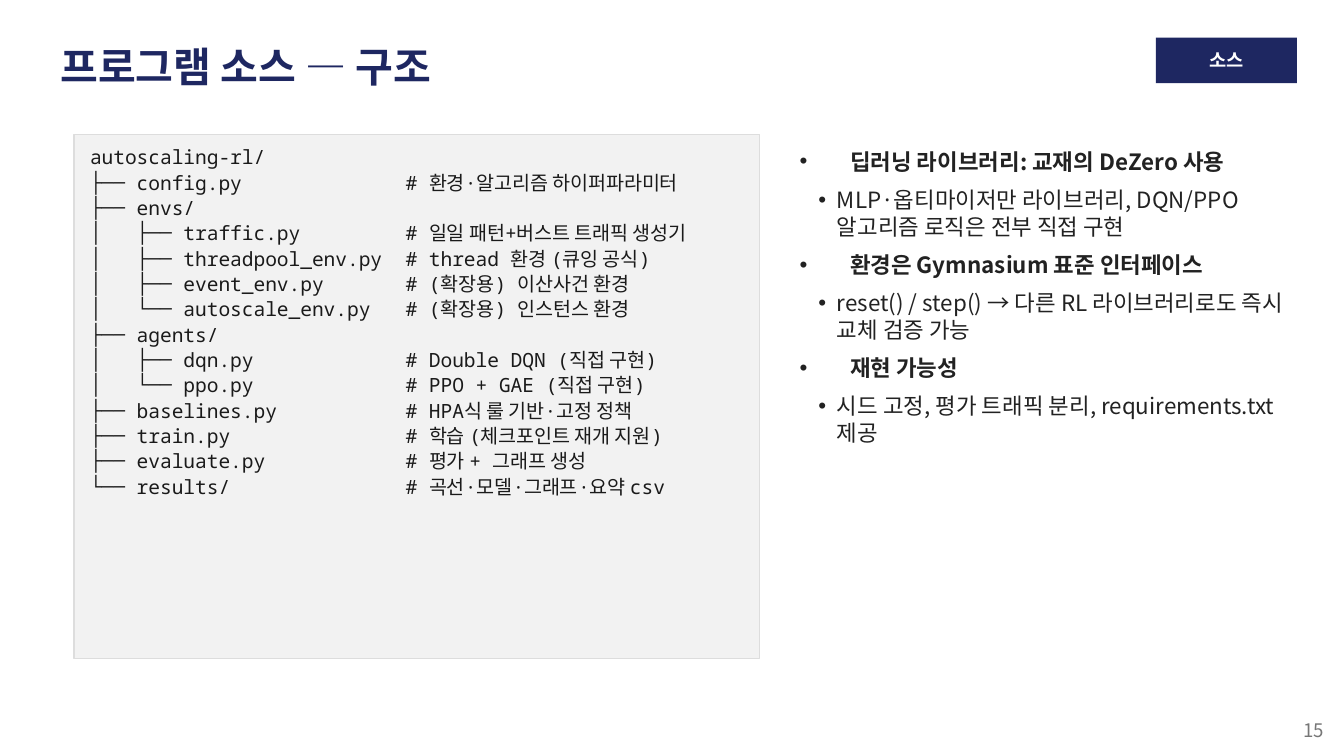
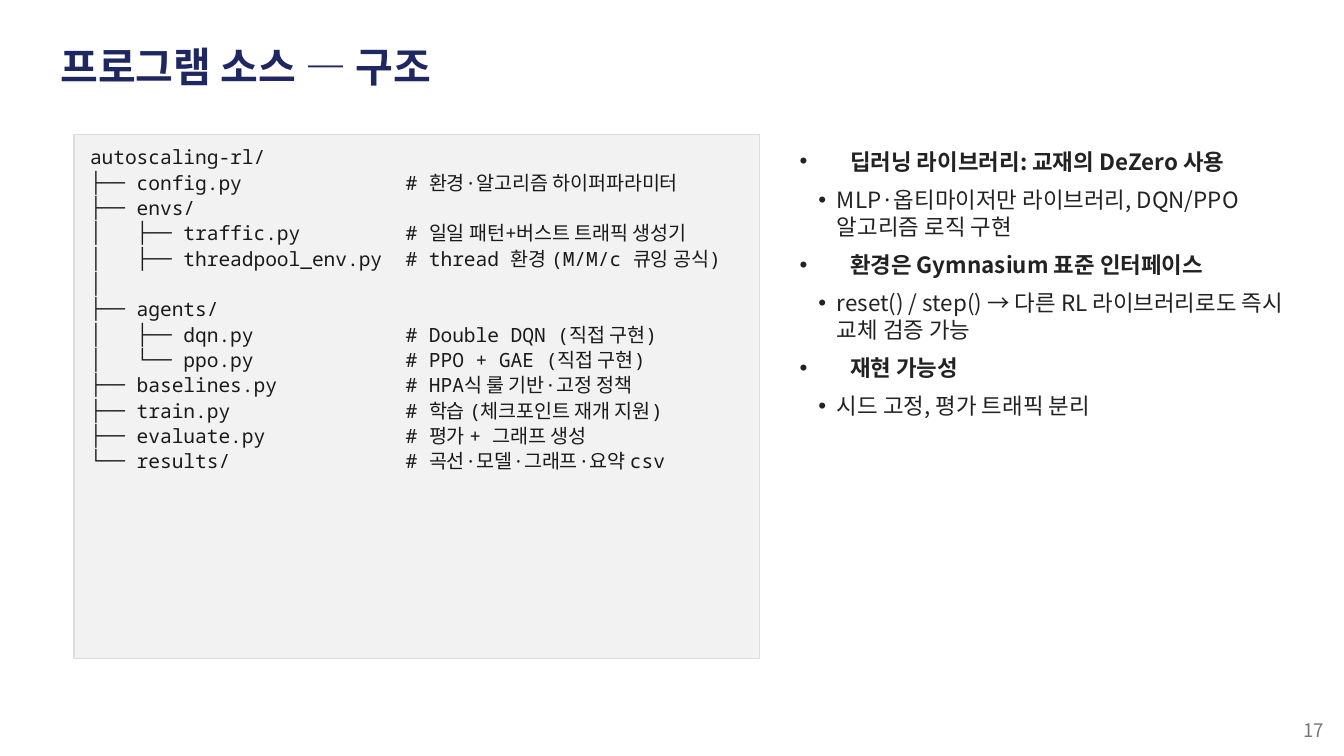
Before and after one commit to zzangdol1029/reinforce, a slide deck: slide 17 of autoscaling-rl/autoscaling_rl_발표.pptx (slide 15 before the commit). Drawn at 1344x756 pixels with LibreOffice and Linux fonts; fonts in the diff are those of the drawing. Boxes give left, top, right and bottom in pixels: in the first picture for what was removed or moved away, otherwise in the second. Text is boxed around its words. In the diff, an @@ line names an element or a change of style, - is before the commit and + after.

```diff
--- a/autoscaling-rl/autoscaling_rl_발표.pptx
+++ b/autoscaling-rl/autoscaling_rl_발표.pptx
@@ rectangle removed at [1156,38,1297,83] @@
@@ text removed at [1209,52,1243,67] @@
-소스
@@ text at [837,189,1239,237]: text changed @@
-  • MLP·옵티마이저만 라이브러리, DQN/PPO 알고리즘 로직은 전부 직접 구현
+  • MLP·옵티마이저만 라이브러리, DQN/PPO 알고리즘 로직 구현
@@ text at [429,249,721,269]: text changed @@
-│ ├── threadpool_env.py # thread 환경 (큐잉 공식)
-│ ├── event_env.py # (확장용) 이산사건 환경
-│ └── autoscale_env.py # (확장용) 인스턴스 환경
+│ ├── threadpool_env.py # thread 환경 (M/M/c 큐잉 공식)
+│
@@ text at [837,395,1090,418]: text changed @@
-  • 시드 고정, 평가 트래픽 분리, requirements.txt 제공
+  • 시드 고정, 평가 트래픽 분리
@@ text at [1303,723,1324,737]: text changed @@
-15
+17
```
Also in this commit, not shown: 24 other slides changed, 3 slides added, 1 slide removed, 2 other files.
